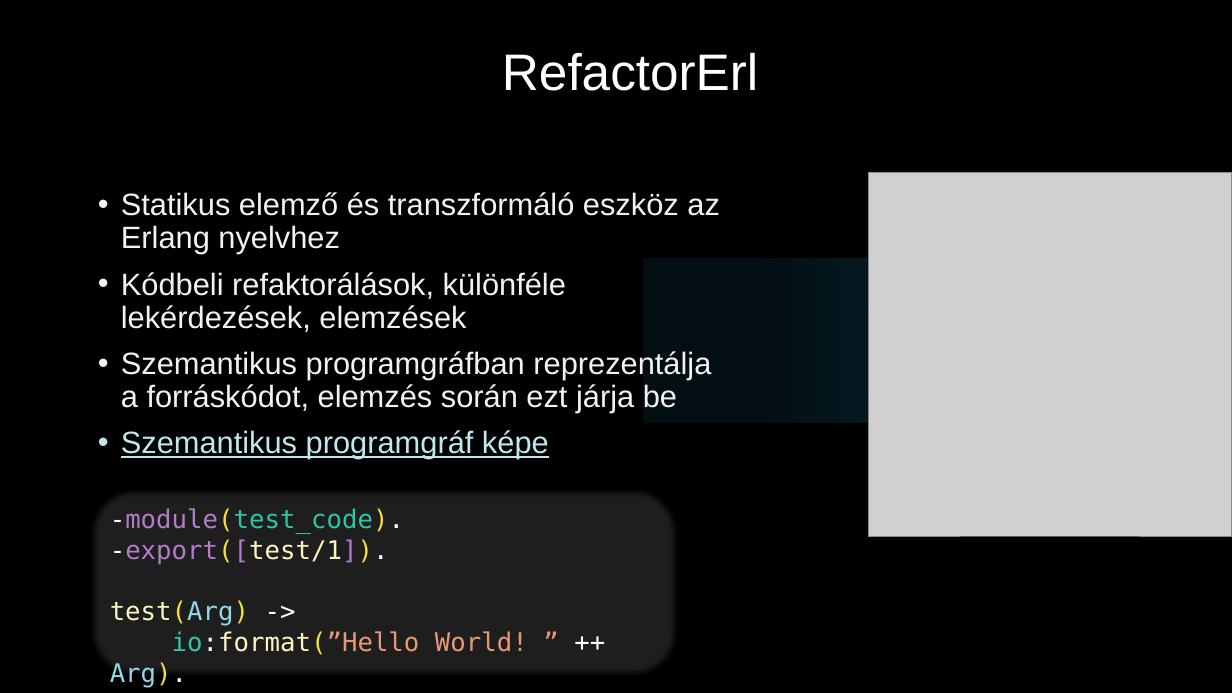
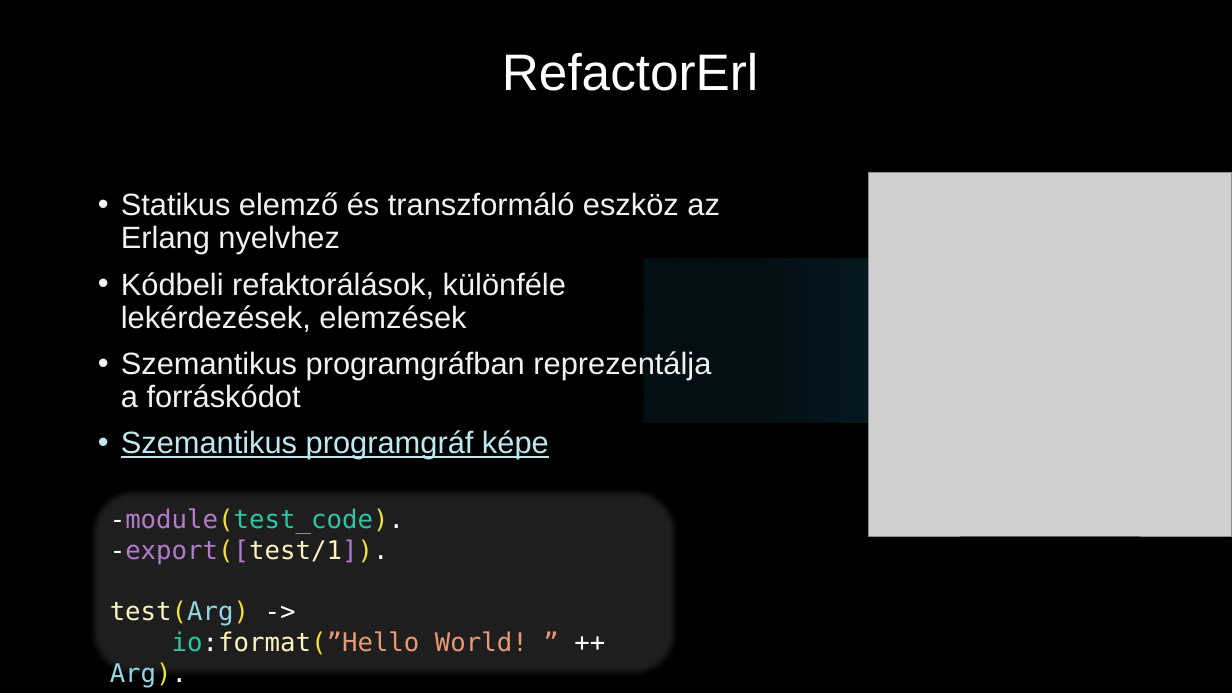
Before and after one commit to juhasznellee/msc_szakdoga, a slide deck: slide 2 of diplomamunka.pptx. Drawn at 1232x693 pixels with LibreOffice and Linux fonts; fonts in the diff are those of the drawing; grey boxes stand for pictures; background and template pictures are left out. Boxes give left, top, right and bottom in pixels: in the first picture for what was removed or moved away, otherwise in the second. Text is boxed around its words. In the diff, an @@ line names an element or a change of style, - is before the commit and + after.

```diff
--- a/diplomamunka.pptx
+++ b/diplomamunka.pptx
@@ text at [121,351,711,408]: text changed @@
-• Szemantikus programgráfban reprezentálja a forráskódot, elemzés során ezt járja be
+• Szemantikus programgráfban reprezentálja a forráskódot
```
Also in this commit, not shown: 10 other slides changed, 1 slide added.
